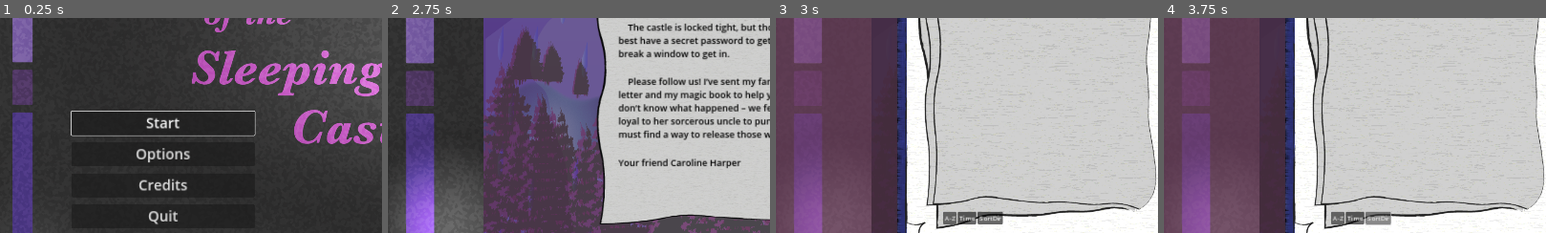
Above: before the commit, frames 1-4 (left to right).
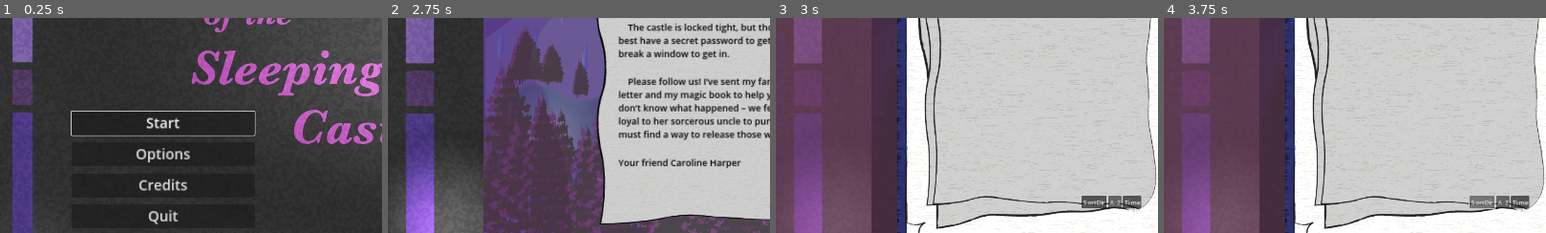
Above: after the commit, the same moments.

Repository: hwfwalton/SleepingCastleAlpha
Game: Godot game, scene res://root.tscn
The game is run twice, just before and just after one commit, with the same random seed, the same clock (stepped at 60 frames per second) and the same inputs.
Inputs (mouse positions are % of the whole screen's width and height, from its top left):
- Up to frame 1 (0.25 s): no input
- Up to frame 2 (2.75 s): click "Start" at 0.5 s; click (40, 64) at 1.25 s; click (14, 98) at 2 s
- Up to frame 3 (3 s): click (96, 21) at 2.75 s
- Up to frame 4 (3.75 s): click "SortDir" at 3.5 s
The pictures show only the part of the screen within x 0-50%, y 41-91%; the shares and areas given below are measured in that part.

Frames 1-2 are identical in both runs. In frame 3, 1.6% of the frame differs, in the area x 43-96%, y 82-96%; in frame 4, 1.6%, in the area x 43-96%, y 82-97%.

Commit message:
Adjust sort button positioning

Diff:
--- a/BookView/clue_pages/CluePageTemplate.tscn
+++ b/BookView/clue_pages/CluePageTemplate.tscn
@@ -24,7 +24,13 @@
 
 [node name="SortButtons" type="HBoxContainer" parent="."]
 layout_mode = 2
+size_flags_horizontal = 8
 size_flags_vertical = 8
+
+[node name="SortDirectionButton" type="Button" parent="SortButtons"]
+layout_mode = 2
+toggle_mode = true
+text = "SortDir"
 
 [node name="AlphaSortButton" type="Button" parent="SortButtons"]
 custom_minimum_size = Vector2(24, 24)
@@ -39,11 +45,6 @@
 button_group = SubResource("ButtonGroup_3et84")
 text = "Time"
 
-[node name="SortDirectionButton" type="Button" parent="SortButtons"]
-layout_mode = 2
-toggle_mode = true
-text = "SortDir"
-
+[connection signal="toggled" from="SortButtons/SortDirectionButton" to="." method="_on_sort_direction_button_toggled"]
 [connection signal="pressed" from="SortButtons/AlphaSortButton" to="." method="_on_alpha_sort_button_pressed"]
 [connection signal="pressed" from="SortButtons/TimeSortButton" to="." method="_on_time_sort_button_pressed"]
-[connection signal="toggled" from="SortButtons/SortDirectionButton" to="." method="_on_sort_direction_button_toggled"]
--- a/themes/game_theme.tres
+++ b/themes/game_theme.tres
@@ -20,7 +20,7 @@
 BookPanel/base_type = &"PanelContainer"
 BookPanel/styles/panel = SubResource("StyleBoxEmpty_r1kp4")
 BookViewMargins/base_type = &"MarginContainer"
-BookViewMargins/constants/margin_bottom = 120
+BookViewMargins/constants/margin_bottom = 160
 BookViewMargins/constants/margin_left = 40
 BookViewMargins/constants/margin_right = 40
 BookViewMargins/constants/margin_top = 140
